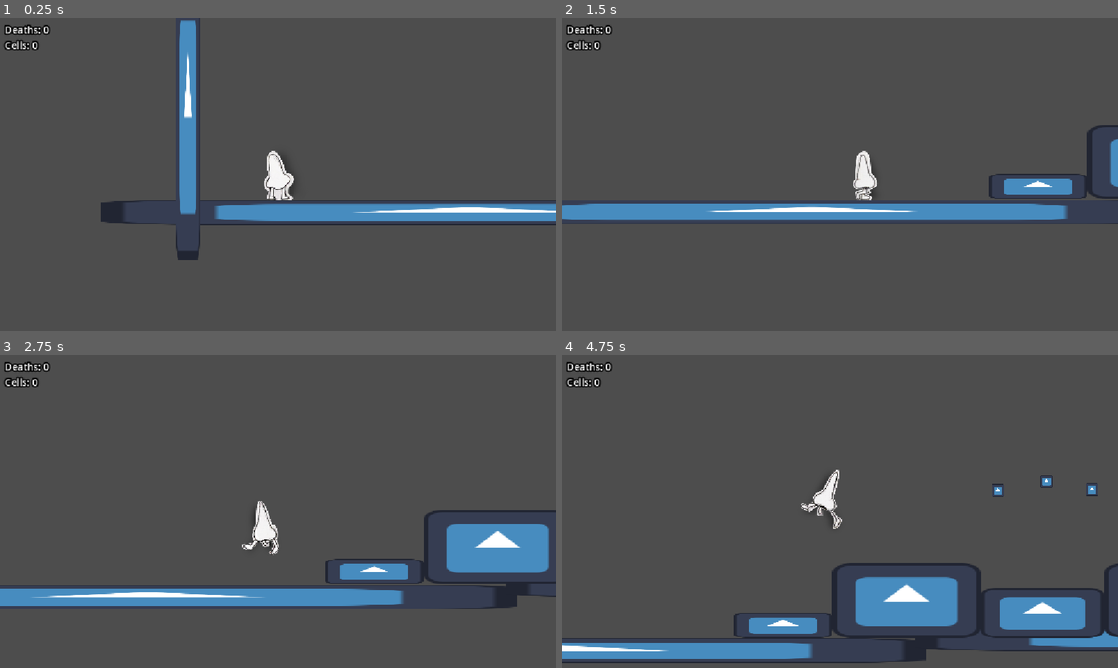
Above: before the commit, frames 1-4 (two rows, left to right).
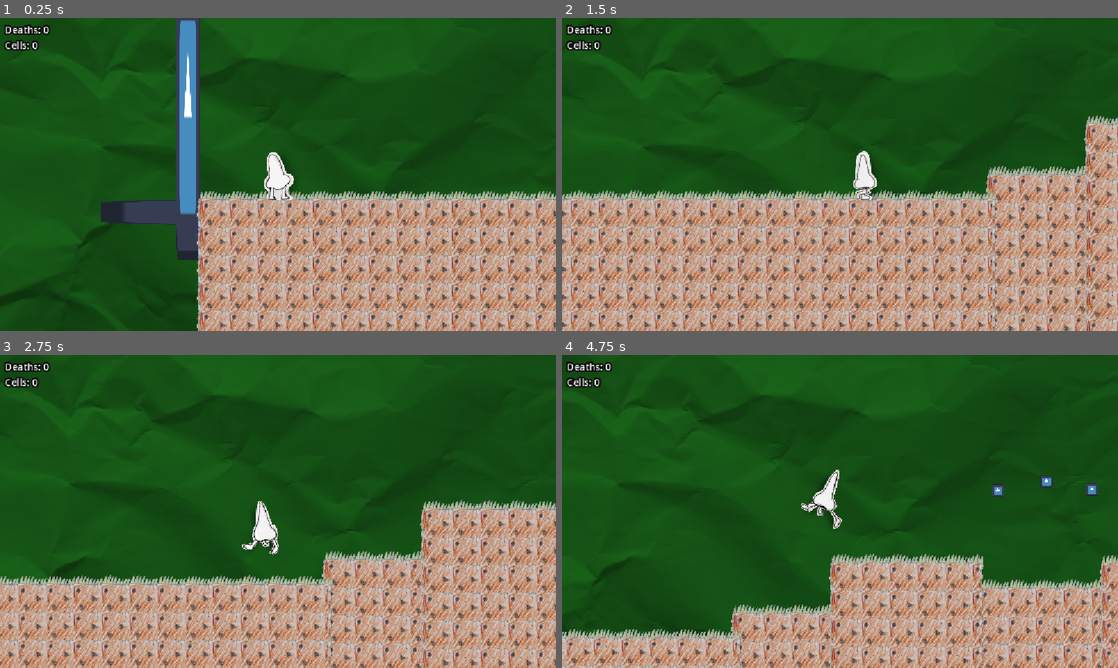
Above: after the commit, the same moments.

Repository: lmg-abe/runny-nose
Game: Godot game, scene res://area_1.tscn
Same seed, same stepped clock (60 frames per second), same inputs: the game is played once before the commit and once after it. The engine's default icon, where the game draws it, is replaced by a stand-in: a white triangle on a blue panel in a dark square.
Inputs:
- Up to frame 1 (0.25 s): no input
- Up to frame 2 (1.5 s): hold Space (jump) 0.53-1.28 s; hold D (move_right) from 0.53 s (still down); tap 3 (dash) at 1.35 s
- Up to frame 3 (2.75 s): tap Space (jump) at 1.52, 1.55, 1.82 s; release D (move_right) at 2.03 s; hold A (move_left) from 2.03 s (still down); hold Space (jump) from 2.03 s (still down); tap 2 (pick_up) at 2.1 s
- Up to frame 4 (4.75 s): release A (move_left) at 2.78 s; release Space (jump) at 2.78 s; hold D (move_right) 2.78-4.28 s; tap 1 (sneeze) at 2.85 s; tap Space (jump) at 3.02, 3.05, 3.32, 4.52, 4.55 s; hold Space (jump) 3.53-4.28 s; hold A (move_left) from 4.28 s (still down); tap 3 (dash) at 4.35 s

The runs differ from the first frame. In frame 1, 94% of the frame differs, in the area x 0-100%, y 0-100%; in frame 2, 98%; in frame 3, 99%; in frame 4, 99%.

Commit message:
added idle animation & parralax bg & tileset

Diff:
--- a/area_1.tscn
+++ b/area_1.tscn
@@ -1,13 +1,16 @@
 [gd_scene format=3 uid="uid://6ajus81miifj"]
 
 [ext_resource type="Script" uid="uid://5it2uxyvfgis" path="res://cameraFollow.gd" id="1_1rxqu"]
+[ext_resource type="Texture2D" uid="uid://b54wo2levf2yf" path="res://paper.jpg" id="2_dfmo5"]
 [ext_resource type="Script" uid="uid://dl2ulel2qbav1" path="res://death_plane.gd" id="2_keoi2"]
+[ext_resource type="Script" uid="uid://benmid644r70d" path="res://do paralax.gd" id="3_7qacl"]
 [ext_resource type="PackedScene" uid="uid://cb0enpjyg35ns" path="res://runny.tscn" id="3_nboye"]
 [ext_resource type="Script" uid="uid://cpqs4s4ixphnm" path="res://death_counter.gd" id="4_d5i42"]
 [ext_resource type="Script" uid="uid://bua7vcu78n8th" path="res://collectable_counter.gd" id="5_dfmo5"]
 [ext_resource type="PackedScene" uid="uid://2tqto0h1b7if" path="res://floor.tscn" id="6_keoi2"]
 [ext_resource type="PackedScene" uid="uid://bxreok8v3rk8d" path="res://collectable.tscn" id="7_nboye"]
 [ext_resource type="PackedScene" uid="uid://dx3ma57wvrfwy" path="res://basic_enemy.tscn" id="8_d5i42"]
+[ext_resource type="Texture2D" uid="uid://bxurp8851yn4l" path="res://grass.png" id="11_gjxye"]
 
 [sub_resource type="RectangleShape2D" id="RectangleShape2D_7qacl"]
 size = Vector2(200000, 1024)
@@ -19,17 +22,22 @@
 zoom = Vector2(0.4, 0.4)
 script = ExtResource("1_1rxqu")
 
+[node name="Paper" type="Sprite2D" parent="Camera2D" unique_id=692617652]
+modulate = Color(0.12479999, 0.48, 0.12479999, 1)
+texture_repeat = 3
+rotation = 1.5707964
+scale = Vector2(2, 2)
+texture = ExtResource("2_dfmo5")
+region_enabled = true
+region_rect = Rect2(0, 853, 1280, 17070)
+script = ExtResource("3_7qacl")
+
 [node name="DeathPlane" type="Area2D" parent="." unique_id=883156438]
 position = Vector2(122, 1749)
 script = ExtResource("2_keoi2")
 
 [node name="CollisionShape2D" type="CollisionShape2D" parent="DeathPlane" unique_id=29772880]
 shape = SubResource("RectangleShape2D_7qacl")
-
-[node name="Runny" parent="." unique_id=1298635211 instance=ExtResource("3_nboye")]
-position = Vector2(268, 1)
-floor_max_angle = 1.4067354
-pushForce = 1000
 
 [node name="CanvasLayer" type="CanvasLayer" parent="." unique_id=538453313]
 
@@ -126,6 +134,109 @@
 position = Vector2(-193, -255)
 scale = Vector2(1, 11.905)
 
+[node name="NinePatchRect6" type="NinePatchRect" parent="." unique_id=2097562094]
+offset_left = 3513.0
+offset_top = 83.0
+offset_right = 12118.0
+offset_bottom = 1354.0
+texture = ExtResource("11_gjxye")
+region_rect = Rect2(188, 208, 208, 240)
+patch_margin_left = 32
+patch_margin_top = 48
+patch_margin_right = 32
+patch_margin_bottom = 48
+axis_stretch_horizontal = 1
+axis_stretch_vertical = 1
+
+[node name="NinePatchRect7" type="NinePatchRect" parent="." unique_id=1614676304]
+offset_left = 5513.0
+offset_top = -454.0
+offset_right = 5946.0
+offset_bottom = -232.0
+texture = ExtResource("11_gjxye")
+region_rect = Rect2(188, 208, 208, 240)
+patch_margin_left = 32
+patch_margin_top = 48
+patch_margin_right = 32
+patch_margin_bottom = 48
+axis_stretch_horizontal = 1
+axis_stretch_vertical = 1
+
+[node name="NinePatchRect2" type="NinePatchRect" parent="." unique_id=1139790082]
+offset_left = 2167.0
+offset_top = 22.0
+offset_right = 2743.0
+offset_bottom = 1293.0
+texture = ExtResource("11_gjxye")
+region_rect = Rect2(188, 208, 208, 240)
+patch_margin_left = 32
+patch_margin_top = 48
+patch_margin_right = 32
+patch_margin_bottom = 48
+axis_stretch_horizontal = 1
+axis_stretch_vertical = 1
+
+[node name="NinePatchRect4" type="NinePatchRect" parent="." unique_id=470678578]
+offset_left = 3435.0
+offset_top = -108.0
+offset_right = 4125.0
+offset_bottom = 1163.0
+texture = ExtResource("11_gjxye")
+region_rect = Rect2(188, 208, 208, 240)
+patch_margin_left = 32
+patch_margin_top = 48
+patch_margin_right = 32
+patch_margin_bottom = 48
+axis_stretch_horizontal = 1
+axis_stretch_vertical = 1
+
+[node name="NinePatchRect3" type="NinePatchRect" parent="." unique_id=2058014100]
+offset_left = 2676.0
+offset_top = -240.0
+offset_right = 3492.0
+offset_bottom = 1031.0
+texture = ExtResource("11_gjxye")
+region_rect = Rect2(188, 208, 208, 240)
+patch_margin_left = 32
+patch_margin_top = 48
+patch_margin_right = 32
+patch_margin_bottom = 48
+axis_stretch_horizontal = 1
+axis_stretch_vertical = 1
+
+[node name="NinePatchRect5" type="NinePatchRect" parent="." unique_id=470893135]
+offset_left = 4077.0
+offset_top = -237.0
+offset_right = 4893.0
+offset_bottom = 1034.0
+texture = ExtResource("11_gjxye")
+region_rect = Rect2(188, 208, 208, 240)
+patch_margin_left = 32
+patch_margin_top = 48
+patch_margin_right = 32
+patch_margin_bottom = 48
+axis_stretch_horizontal = 1
+axis_stretch_vertical = 1
+
+[node name="NinePatchRect" type="NinePatchRect" parent="." unique_id=1791251047]
+offset_left = -151.0
+offset_top = 148.0
+offset_right = 2237.0
+offset_bottom = 1419.0
+texture = ExtResource("11_gjxye")
+region_rect = Rect2(188, 208, 208, 240)
+patch_margin_left = 32
+patch_margin_top = 48
+patch_margin_right = 32
+patch_margin_bottom = 48
+axis_stretch_horizontal = 1
+axis_stretch_vertical = 1
+
+[node name="Runny" parent="." unique_id=1298635211 instance=ExtResource("3_nboye")]
+position = Vector2(268, 1)
+floor_max_angle = 1.4067354
+pushForce = 1000
+
 [node name="Collectable" parent="." unique_id=268491179 instance=ExtResource("7_nboye")]
 position = Vector2(3555, -569)
 
--- a/basic_enemy.tscn
+++ b/basic_enemy.tscn
@@ -1,8 +1,8 @@
 [gd_scene format=3 uid="uid://dx3ma57wvrfwy"]
 
 [ext_resource type="Script" uid="uid://dj8dr4mmqdy0" path="res://basic_enemy.gd" id="1_m2rku"]
-[ext_resource type="Texture2D" uid="uid://b32c5euv7m8ns" path="res://icon.svg" id="1_rwafm"]
 [ext_resource type="PackedScene" uid="uid://d13bdua4v0bbg" path="res://damage_hitbox.tscn" id="2_m2rku"]
+[ext_resource type="Texture2D" uid="uid://bnldms0g0ail0" path="res://foxguy.png" id="3_m2rku"]
 
 [sub_resource type="CapsuleShape2D" id="CapsuleShape2D_frgu1"]
 radius = 64.0
@@ -10,10 +10,6 @@
 
 [node name="BasicEnemy" type="CharacterBody2D" unique_id=641976464]
 script = ExtResource("1_m2rku")
-
-[node name="Icon" type="Sprite2D" parent="." unique_id=1780297710]
-modulate = Color(1, 0, 0, 1)
-texture = ExtResource("1_rwafm")
 
 [node name="DamageHitbox" parent="." unique_id=1883985547 instance=ExtResource("2_m2rku")]
 collision_layer = 1
@@ -25,4 +21,10 @@
 target_position = Vector2(64, 0)
 collision_mask = 3
 
+[node name="Foxguy" type="Sprite2D" parent="." unique_id=1563297776]
+position = Vector2(10, 0)
+scale = Vector2(0.705, 0.705)
+texture = ExtResource("3_m2rku")
+flip_h = true
+
 [connection signal="body_entered" from="DamageHitbox" to="DamageHitbox" method="_on_body_entered"]
--- /dev/null
+++ b/do paralax.gd
@@ -0,0 +1,6 @@
+extends Sprite2D
+
+
+# Called every frame. 'delta' is the elapsed time since the previous frame.
+func _process(delta: float) -> void:
+	set_position(Vector2((-get_parent().position.x) / 10, 0))
--- a/player_movement.gd
+++ b/player_movement.gd
@@ -24,6 +24,7 @@
 var holdingThing : bool = false
 var box
 var movementMultiplier : float = 1
+var idleAnimTimer : int = 0
 
 func _ready() -> void:
 	Global.update_goops.connect(_on_update_goops)
@@ -38,23 +39,32 @@
 func _physics_process(delta: float) -> void:
 	if Input.is_action_pressed("move_left"): facingDirection = -1
 	if Input.is_action_pressed("move_right"): facingDirection = 1
-	get_node("Icon").flip_h = (facingDirection<0)
+	var icon = get_node("Visible").get_node("Icon")
+	icon.flip_h = (facingDirection<0)
 	if is_on_floor():
 		if Input.get_axis("move_left","move_right")!=0:
 			if walkAnim<=int(10.0/movementMultiplier):
-				get_node("Icon").texture = run2Anim
+				icon.texture = run2Anim
 			else:
-				get_node("Icon").texture = run1Anim
+				icon.texture = run1Anim
 			walkAnim+=1
 			walkAnim%=int(20.0/movementMultiplier)
 		else:
-			get_node("Icon").texture = standAnim
+			icon.texture = standAnim
 	else:
 		walkAnim=0
 		if velocity.y < 0:
-			get_node("Icon").texture = jumpAnim
+			icon.texture = jumpAnim
 		else:
-			get_node("Icon").texture = fallAnim
+			icon.texture = fallAnim
+
+	if Input.get_axis("move_left","move_right") ==0 and is_on_floor():
+		idleAnimTimer+=1
+		get_node("Visible").scale.y = 1-(sin(deg_to_rad(idleAnimTimer*2))/20.0)
+	else:
+		get_node("Visible").scale.y = 1
+
+	get_node("Visible").scale.x = 1/get_node("Visible").scale.y
 
 	# set down boxes
 	if holdingThing and Input.is_action_just_pressed("pick_up"):
--- a/runny.tscn
+++ b/runny.tscn
@@ -14,8 +14,11 @@
 [node name="Runny" type="CharacterBody2D" unique_id=1298635211]
 script = ExtResource("1_m4je5")
 
-[node name="Icon" type="Sprite2D" parent="." unique_id=1860541011]
-position = Vector2(-4.7683716e-07, -76)
+[node name="Visible" type="Node2D" parent="." unique_id=1238190543]
+position = Vector2(0, 128)
+
+[node name="Icon" type="Sprite2D" parent="Visible" unique_id=1860541011]
+position = Vector2(-4.7683716e-07, -204)
 scale = Vector2(0.8, 0.8)
 texture = ExtResource("1_ahjt7")
 
Not shown, added: do paralax.gd.uid
Binary file added: foxguy.png
Not shown, added: foxguy.png.import
Binary file added: paper.jpg
Not shown, added: paper.jpg.import
